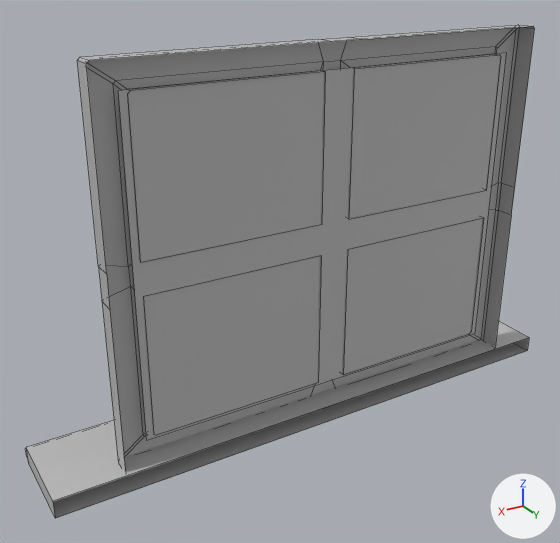
A saved change to the FBX model Assets/Art/3D Models/World/Room/Env_Window.fbx.
The view is the same before and after, from a 50 mm camera at (-5.03, 3.32, 4.42) aimed at (-6.98, 0.07, 2.8). The axes (+X, +Y, +Z) are drawn at lower right. The lights are the same throughout. Mesh edges are drawn as thin lines. Where no turn or scale is listed for an object, it has been applied to the vertices.

Names of what the first picture shows: 'window'.
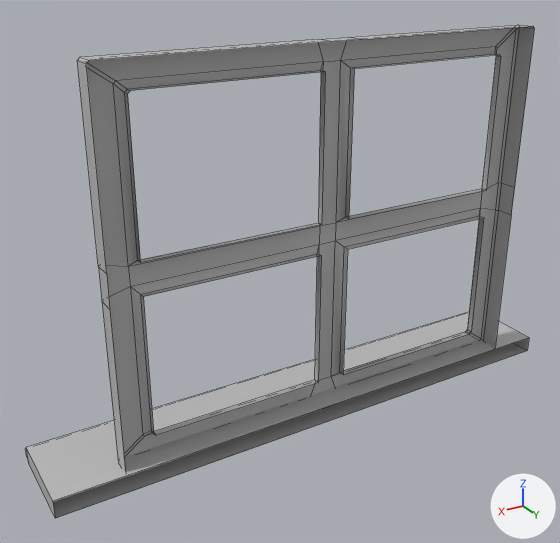
The newer file is also turned or shifted as a whole; pictures and numbers use the older file's frame.

Scene script edits in JSON lines:
```json
{"block": "me_mesh", "where": "me_mesh.from_pydata(...)  # 124 vertices, 103 faces; spans x -1.54..1.54, y -0.25..0.25, z -1.02..1.02"}
{"block": "me_mesh", "where": "# used by ob_window; location = (-7.147, 0.09, 2.974)"}
{"block": "me_mesh", "change": "me_mesh part 1: the loose piece of 4 vertices spanning x -1.14..1.04, y 0.17, z -0.82..0.88 is deleted"}
```

Where the change shows, as pixel boxes (x1, y1, x2, y2) in the pictures (560 x 543 px):
```json
{"part": 1, "of": "me_mesh", "change": "deleted", "before": [118, 53, 506, 441]}
```
